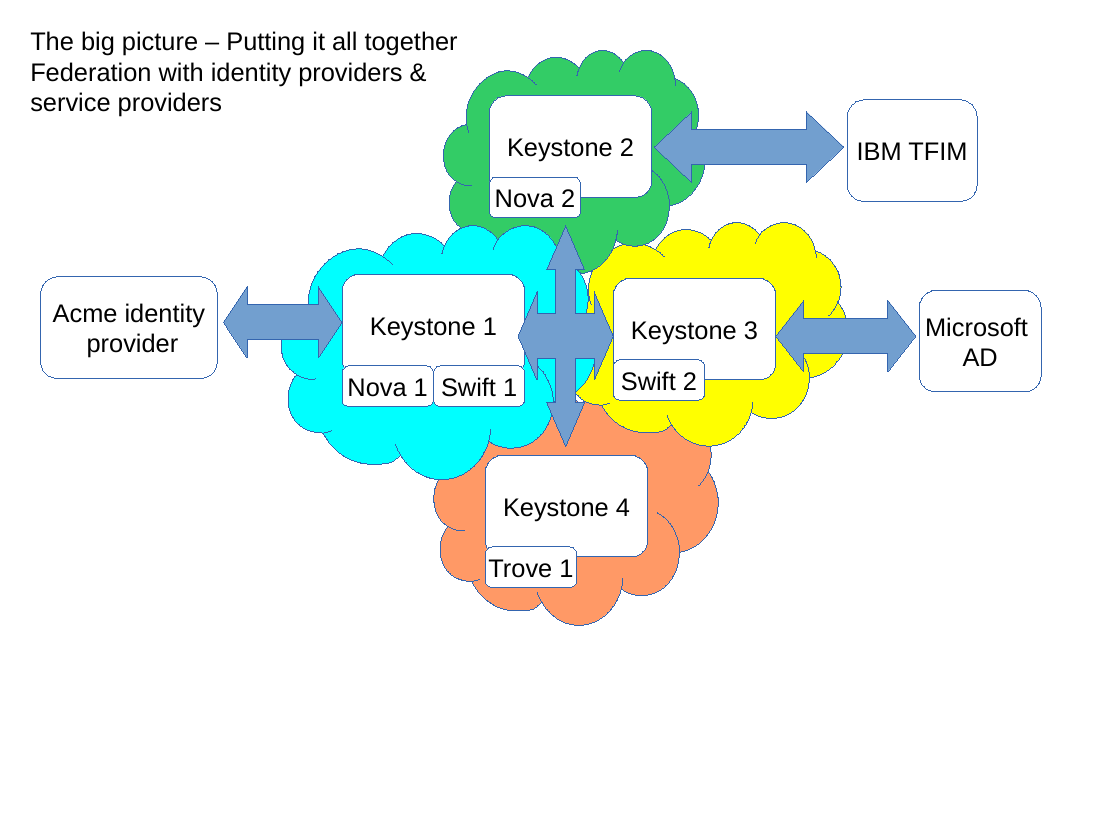
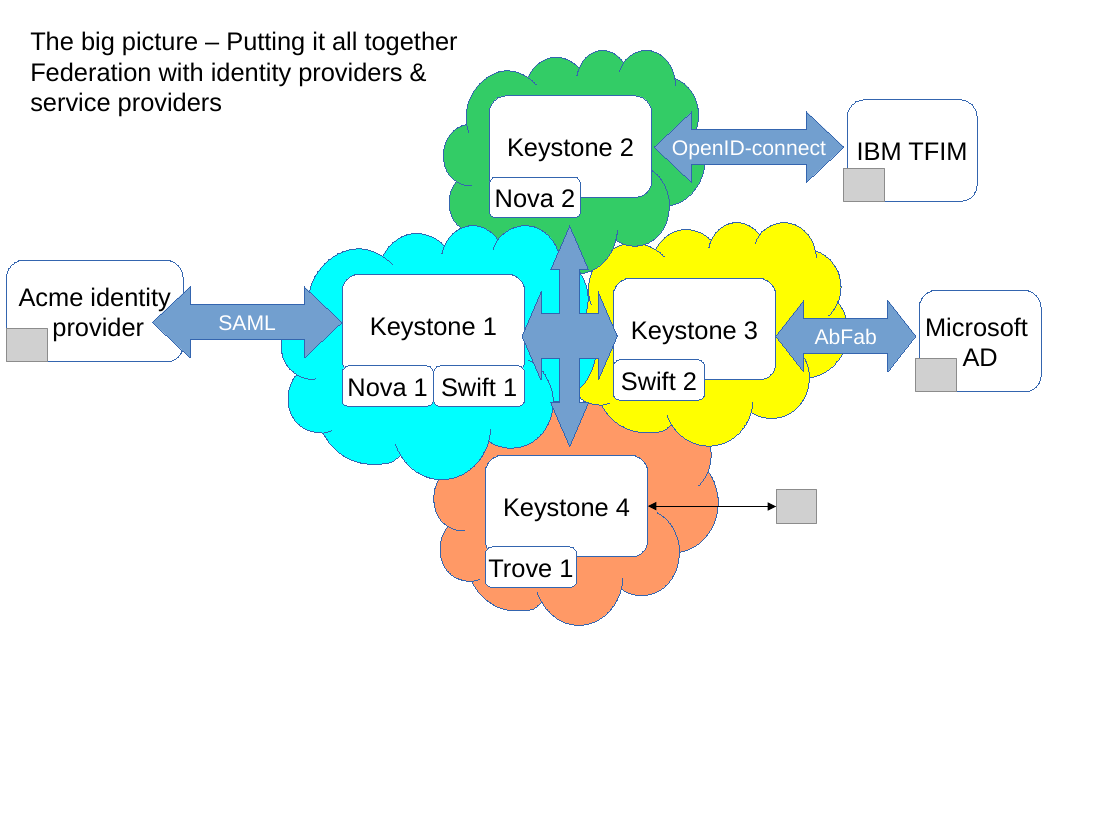
Before and after one commit to joesavak/OpenStackFederation, a slide deck: slide 12 of os-federation.odp (slide 10 before the commit). Drawn at 1120x840 pixels with LibreOffice and Linux fonts; fonts in the diff are those of the drawing; grey boxes stand for pictures. Boxes give left, top, right and bottom in pixels: in the first picture for what was removed or moved away, otherwise in the second. Text is boxed around its words. In the diff, an @@ line names an element or a change of style, - is before the commit and + after.

```diff
--- a/os-federation.odp
+++ b/os-federation.odp
@@ text in left right arrow at (x1=672, y1=140, x2=826, y2=160): text added @@
+OpenID-connect
@@ picture added at (x1=845, y1=168, x2=885, y2=201) @@
@@ freeform shape moved from (x1=518, y1=226, x2=614, y2=446) to (x1=522, y1=226, x2=618, y2=446) @@
@@ rounded rectangle "Acme identity" moved from (x1=41, y1=276, x2=217, y2=378) to (x1=6, y1=260, x2=183, y2=362) @@
@@ left right arrow added at (x1=152, y1=287, x2=343, y2=358), fill #729FCF, outline #3465AF 0 pt, 15 pt, text #FFFFFF @@
+SAML
@@ left right arrow removed at (x1=224, y1=287, x2=343, y2=358) @@
@@ picture added at (x1=6, y1=329, x2=47, y2=363) @@
@@ text in left right arrow at (x1=815, y1=328, x2=877, y2=344): text added @@
+AbFab
@@ picture added at (x1=917, y1=359, x2=957, y2=392) @@
@@ elbow double arrow added from (648, 506) to (776, 507), #000000 0 pt @@
@@ picture added at (x1=776, y1=490, x2=817, y2=523) @@
```
Also in this commit, not shown: 4 other slides changed, 2 slides added.
